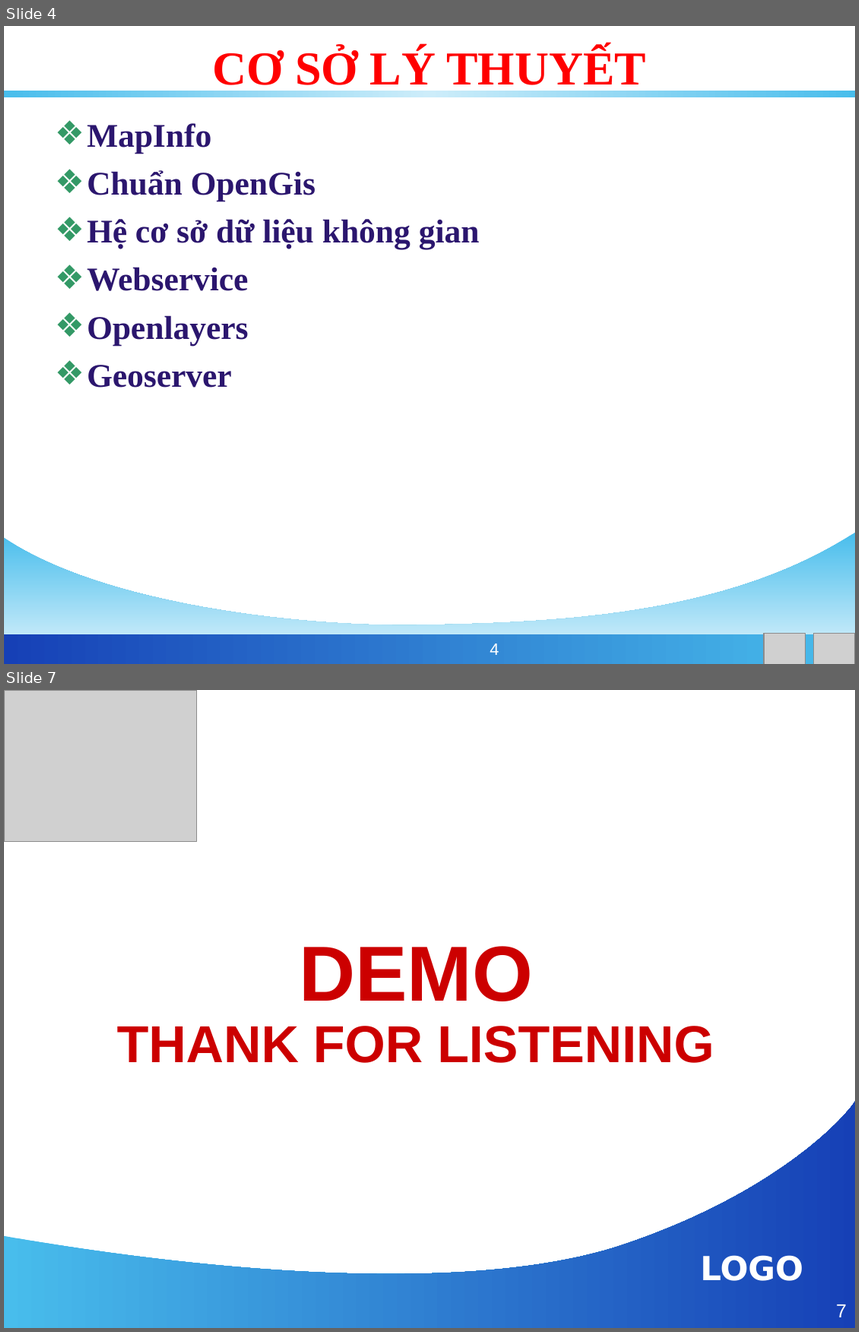
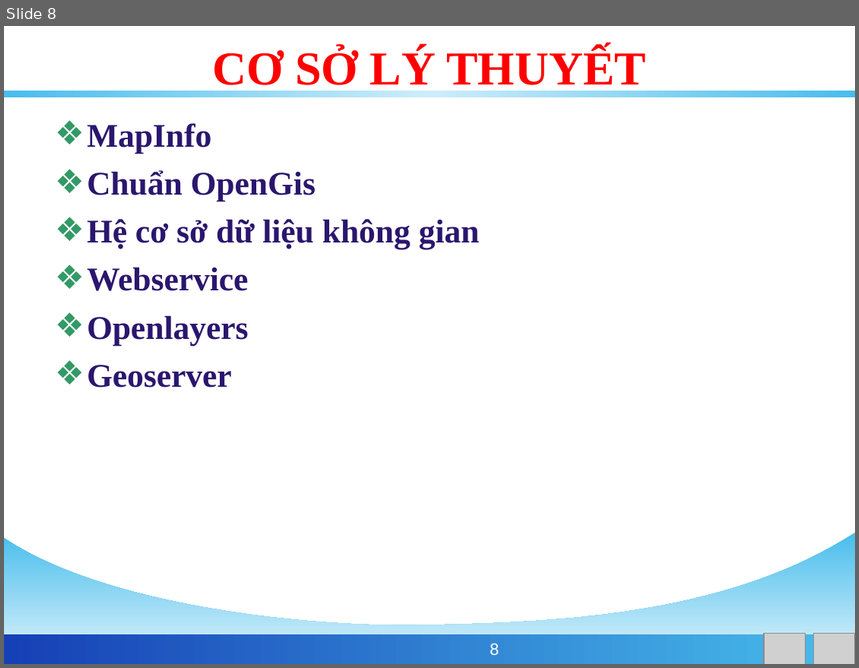
Before and after one commit to phamngsinh/cantho-webgis, a slide deck: Document/Bao Cao/BaoCaoLuanVan.ppt. Shown one above the other, each under a label of ours: slides 4 and 7 before the commit, slide 8 after it; the slides between them are not shown. The pictures are 859x1332 and 859x668 pixels, drawn with LibreOffice and Linux fonts; fonts in the diff are those of the drawing; grey boxes stand for pictures; background and template pictures are left out. Boxes give left, top, right and bottom in pixels: in the first picture for what was removed or moved away, otherwise in the second. Text is boxed around its words. In the diff, an @@ line names an element or a change of style, - is before the commit and + after.

```diff
--- a/Document/Bao Cao/BaoCaoLuanVan.ppt
+++ b/Document/Bao Cao/BaoCaoLuanVan.ppt
@@ slide 7 removed at <box>4,690,855,1328</box>, background picture (left out) @@
@@ picture removed at <box>4,690,197,841</box> @@
@@ text removed at <box>117,946,715,1063</box> @@
-DEMO
-THANK FOR LISTENING
@@ freeform shape removed at <box>4,1070,509,1288</box> @@
@@ freeform shape removed at <box>4,1100,855,1328</box> @@
@@ text removed at <box>700,1255,804,1281</box> @@
-LOGO
@@ page number removed at <box>836,1305,847,1318</box> @@
-7
@@ what was slide 4 is now slide 8 @@
@@ page number at <box>490,644,499,655</box>: text changed @@
-4
+8
```
Also in this commit, not shown: 4 slides changed, 14 slides added.
